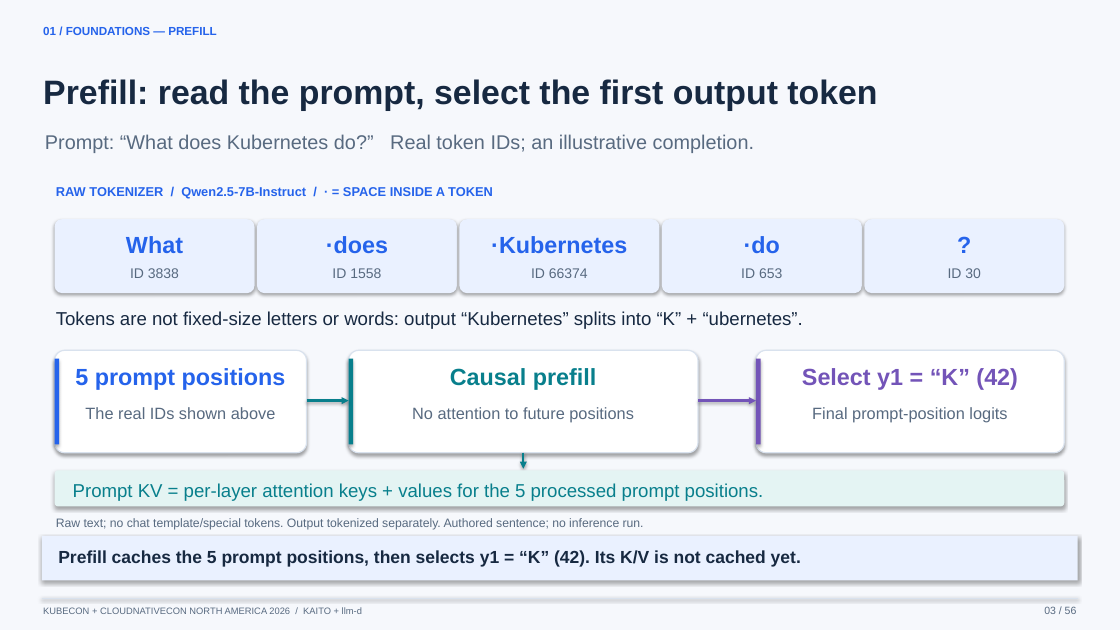
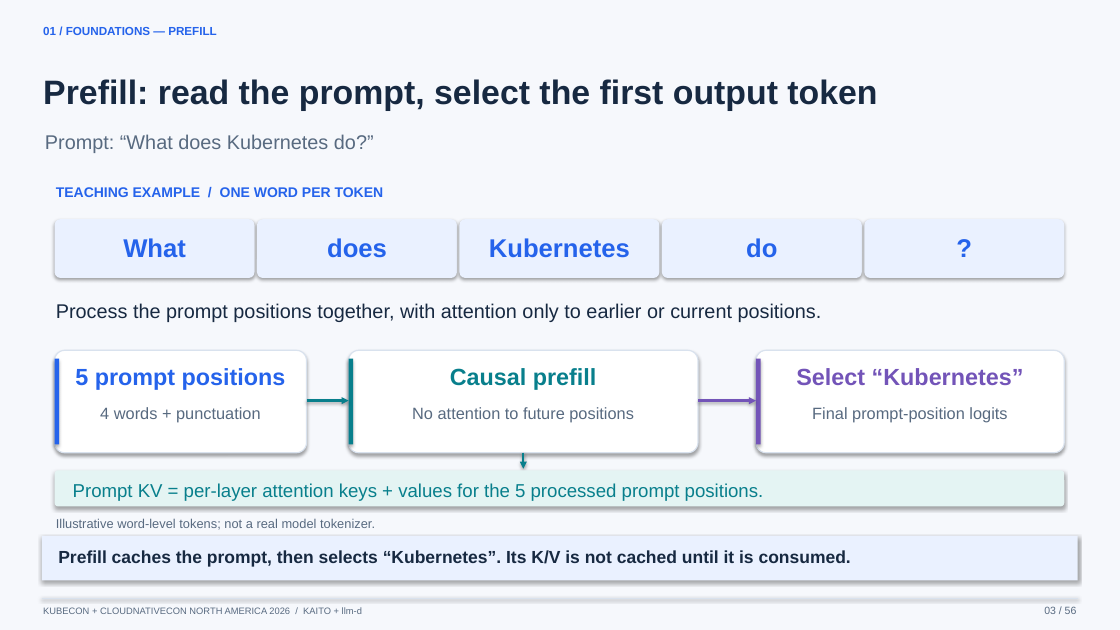
Before and after one commit to andyzhangx/demo, a slide deck: slide 3 of llm/kubecon-na-2026-pd-disaggregation.pptx. Drawn at 1120x630 pixels with LibreOffice and Linux fonts; fonts in the diff are those of the drawing. Boxes give left, top, right and bottom in pixels: in the first picture for what was removed or moved away, otherwise in the second. Text is boxed around its words. In the diff, an @@ line names an element or a change of style, - is before the commit and + after.

Commit message:
Simplify prefill and decode slides with word-level teaching tokens

```diff
--- a/llm/kubecon-na-2026-pd-disaggregation.pptx
+++ b/llm/kubecon-na-2026-pd-disaggregation.pptx
@@ text at <box>45,134,374,153</box>: text changed @@
-Prompt: “What does Kubernetes do?” Real token IDs; an illustrative completion.
+Prompt: “What does Kubernetes do?”
@@ text at <box>56,187,384,197</box>: text changed; size 11 to 12 pt @@
-RAW TOKENIZER / Qwen2.5-7B-Instruct / · = SPACE INSIDE A TOKEN
+TEACHING EXAMPLE / ONE WORD PER TOKEN
@@ rounded rectangle: place and size @@
-rounded rectangle at <box>55,219,255,293</box>
+rounded rectangle at <box>55,219,255,278</box>
@@ text "What" at <box>123,238,186,258</box>: size 20 to 22 pt @@
@@ rounded rectangle: place and size @@
-rounded rectangle at <box>257,219,457,293</box>
+rounded rectangle at <box>257,219,457,278</box>
@@ text at <box>327,238,387,258</box>: text changed; size 20 to 22 pt @@
-·does
+does
@@ rounded rectangle: place and size @@
-rounded rectangle at <box>460,219,660,293</box>
+rounded rectangle at <box>460,219,660,278</box>
@@ text at <box>489,238,630,258</box>: text changed; size 20 to 22 pt @@
-·Kubernetes
+Kubernetes
@@ rounded rectangle: place and size @@
-rounded rectangle at <box>662,219,862,293</box>
+rounded rectangle at <box>662,219,862,278</box>
@@ text at <box>746,238,777,258</box>: text changed; size 20 to 22 pt @@
-·do
+do
@@ rounded rectangle: place and size @@
-rounded rectangle at <box>865,219,1065,293</box>
+rounded rectangle at <box>865,219,1065,278</box>
@@ text "?" at <box>871,231,1058,266</box>: size 20 to 22 pt @@
@@ text removed at <box>130,268,179,278</box> @@
-ID 3838
@@ text removed at <box>332,268,381,278</box> @@
-ID 1558
@@ text removed at <box>531,268,588,278</box> @@
-ID 66374
@@ text removed at <box>741,268,782,278</box> @@
-ID 653
@@ text removed at <box>948,268,981,278</box> @@
-ID 30
@@ text removed at <box>56,311,803,329</box> @@
-Tokens are not fixed-size letters or words: output “Kubernetes” splits into “K” + “ubernetes”.
@@ text added at <box>56,303,822,322</box>, 17 pt, text #172941 @@
+Process the prompt positions together, with attention only to earlier or current positions.
@@ text at <box>796,368,1024,385</box>: text changed @@
-Select y1 = “K” (42)
+Select “Kubernetes”
@@ text at <box>100,407,261,422</box>: text changed @@
-The real IDs shown above
+4 words + punctuation
@@ text at <box>56,518,375,530</box>: text changed; size 10.5 to 11 pt @@
-Raw text; no chat template/special tokens. Output tokenized separately. Authored sentence; no inference run.
+Illustrative word-level tokens; not a real model tokenizer.
@@ text at <box>58,550,851,567</box>: text changed @@
-Prefill caches the 5 prompt positions, then selects y1 = “K” (42). Its K/V is not cached yet.
+Prefill caches the prompt, then selects “Kubernetes”. Its K/V is not cached until it is consumed.
```
Also in this commit, not shown: 1 other slide changed, 4 other files.
